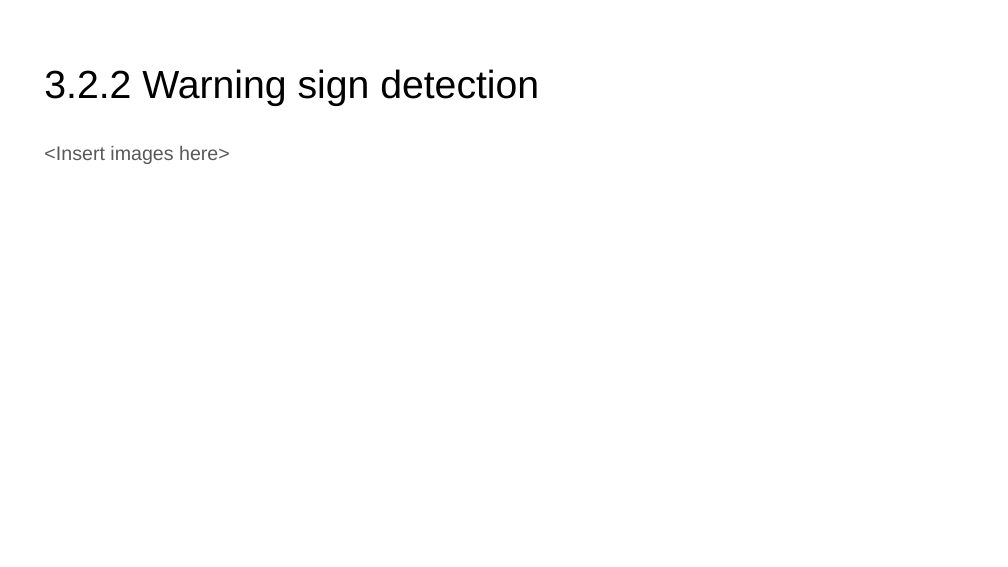
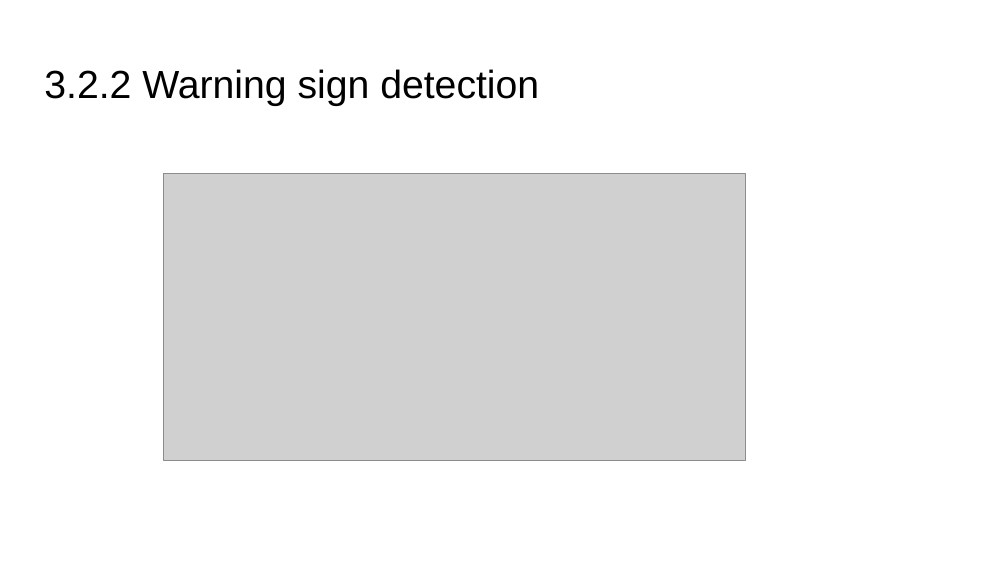
Before and after one commit to wwy305756464/Computer-Vision, a slide deck: slide 11 of HW4/PS4_template.pptx. Drawn at 1008x567 pixels with LibreOffice and Linux fonts; fonts in the diff are those of the drawing; grey boxes stand for pictures. Boxes give left, top, right and bottom in pixels: in the first picture for what was removed or moved away, otherwise in the second. Text is boxed around its words. In the diff, an @@ line names an element or a change of style, - is before the commit and + after.

```diff
--- a/HW4/PS4_template.pptx
+++ b/HW4/PS4_template.pptx
@@ text removed at (44, 146, 230, 164) @@
-<Insert images here>
@@ picture added at (164, 173, 746, 461) @@
```
Also in this commit, not shown: 13 other slides changed, 1 slide added, 1 slide removed, 7 other files.
